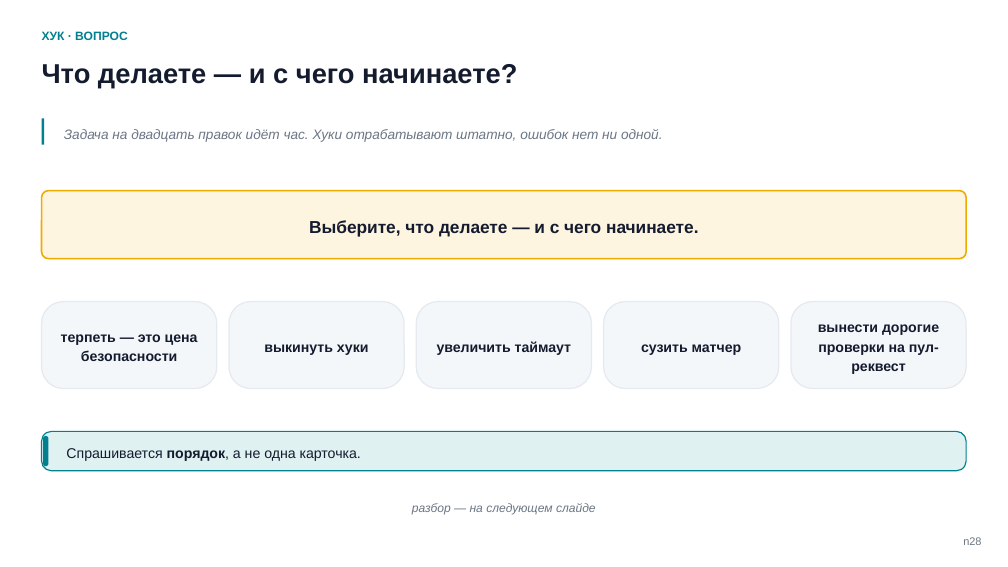
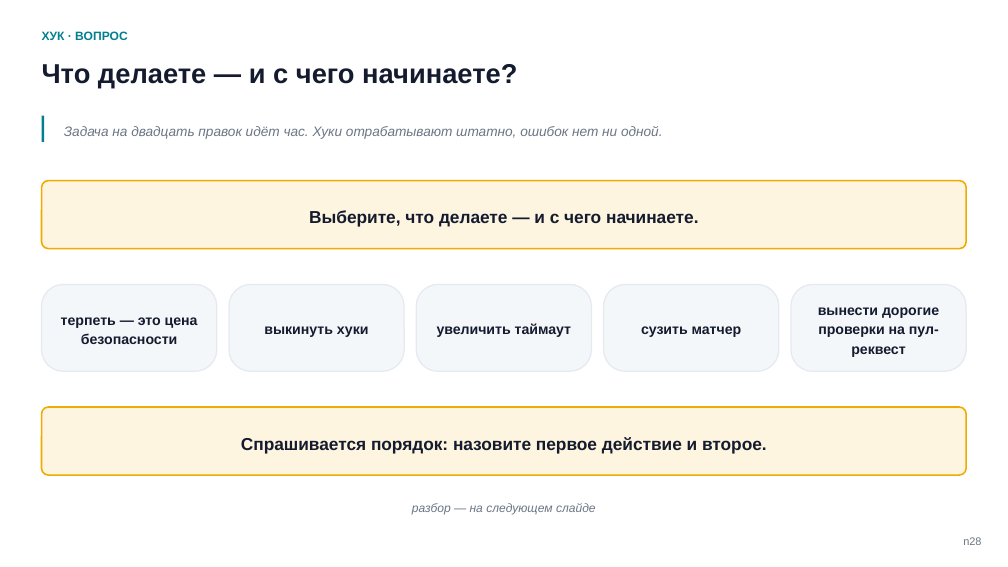
Before and after one commit to tellina-study/AI-usage-lessons, a slide deck: slide 28 of library/seminars/sem-05/rendered/sem-05-n.pptx. Drawn at 1008x567 pixels with LibreOffice and Linux fonts; fonts in the diff are those of the drawing. Boxes give left, top, right and bottom in pixels: in the first picture for what was removed or moved away, otherwise in the second. Text is boxed around its words. In the diff, an @@ line names an element or a change of style, - is before the commit and + after.

```diff
--- a/library/seminars/sem-05/rendered/sem-05-n.pptx
+++ b/library/seminars/sem-05/rendered/sem-05-n.pptx
@@ rounded rectangle: place and size @@
-rounded rectangle at box(42, 191, 966, 259)
+rounded rectangle at box(42, 181, 966, 249)
@@ text "Выберите, что делаете — и ...": place and size @@
-text "Выберите, что делаете — и ..." at box(309, 220, 698, 237)
+text "Выберите, что делаете — и ..." at box(309, 210, 698, 227)
@@ 5 texts, 5 rounded rectangles: place and size @@
-5 texts, 5 rounded rectangles at box(42, 302, 966, 389)
+5 texts, 5 rounded rectangles at box(42, 284, 966, 371)
@@ rounded rectangle: place and size @@
-rounded rectangle at box(42, 432, 966, 471)
+rounded rectangle at box(42, 407, 966, 475)
@@ rounded rectangle at box(42, 407, 966, 475): fill #E0F1F2 to #FEF5E0; outline #028090 1.1 pt to #F0AB00 1.5 pt; proportions changed @@
@@ rounded rectangle removed at box(43, 436, 48, 467) @@
@@ text at box(241, 437, 767, 454): text changed; size 13.5 to 16.5 pt; bold on @@
-Спрашивается порядок, а не одна карточка.
+Спрашивается порядок: назовите первое действие и второе.
```
Also in this commit, not shown: 25 other slides changed, 2 slides added, 2 slides removed, 28 other files.
